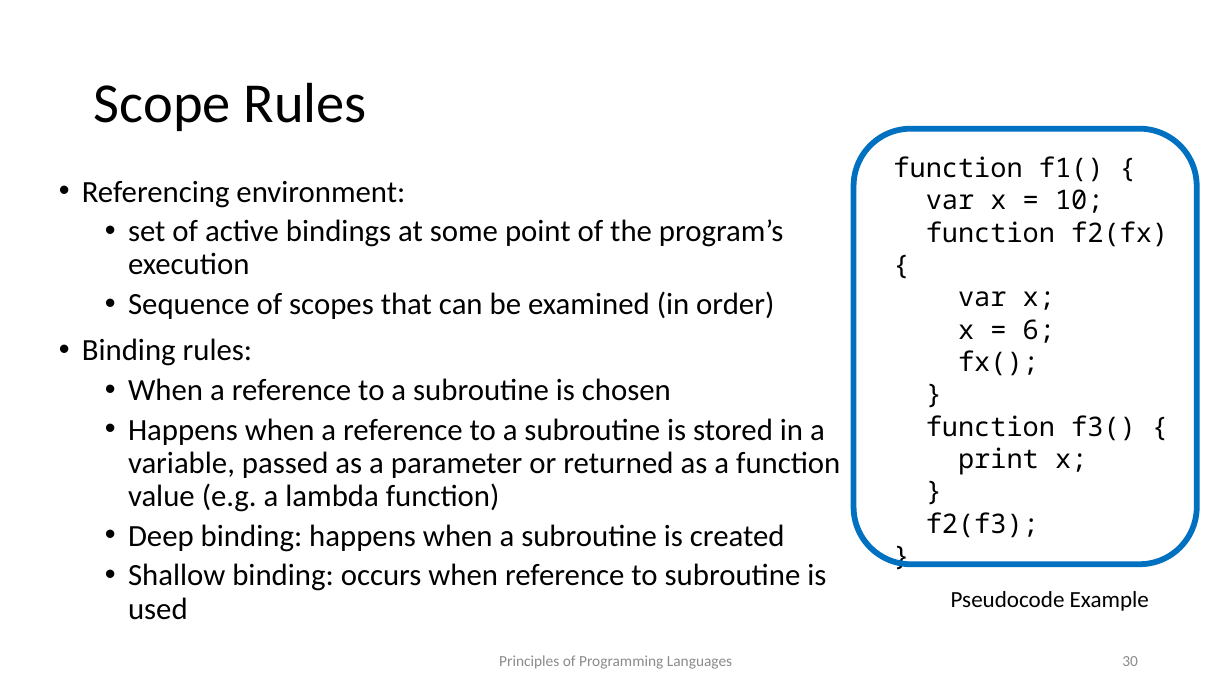
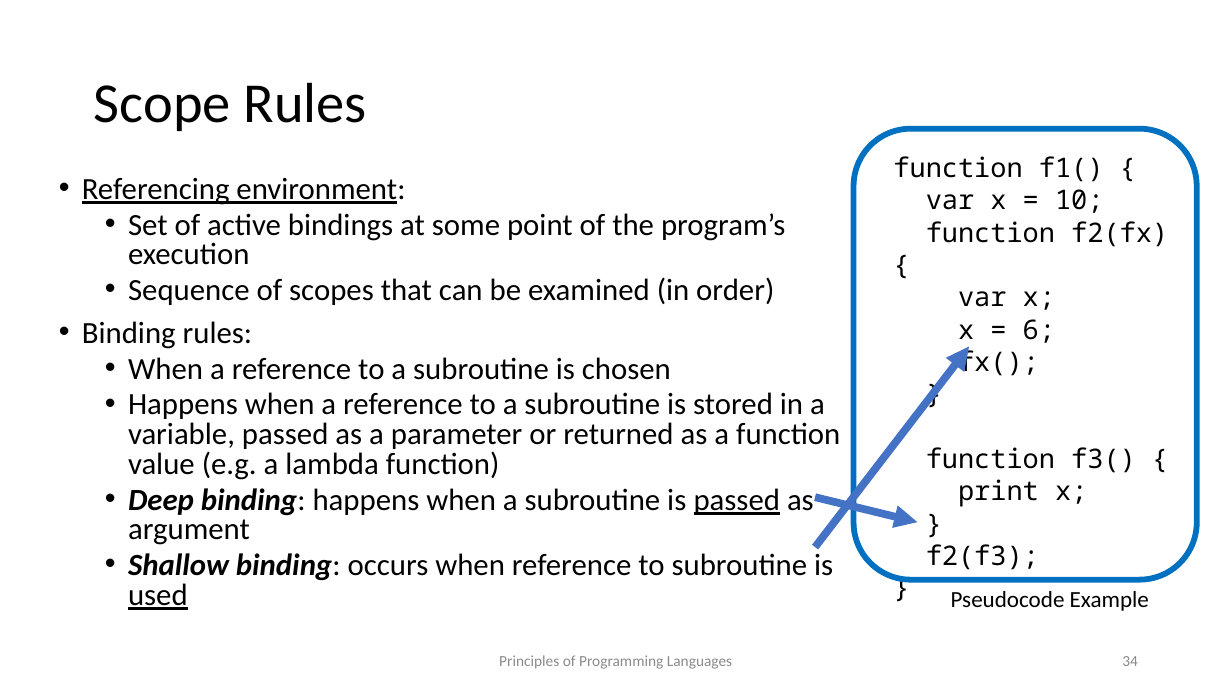
Before and after one commit to kongm/pl-design, a slide deck: slide 34 of C5-Environment.pptx (slide 30 before the commit). Drawn at 1232x693 pixels with LibreOffice and Linux fonts; fonts in the diff are those of the drawing. Boxes give left, top, right and bottom in pixels: in the first picture for what was removed or moved away, otherwise in the second. Text is boxed around its words. In the diff, an @@ line names an element or a change of style, - is before the commit and + after.

```diff
--- a/C5-Environment.pptx
+++ b/C5-Environment.pptx
@@ rounded rectangle: place and size @@
-rounded rectangle at bbox=[854, 128, 1197, 564]
+rounded rectangle at bbox=[854, 128, 1197, 579]
@@ text "function f1() {" rewrapped from bbox=[893, 156, 1168, 538] to bbox=[893, 156, 1168, 570] @@
@@ text at bbox=[82, 178, 840, 610]: underline on in "Referencing environment:", "used"; bold on, italic on in "Shallow binding:"; line spacing 0.9 to 0.8 @@
@@ text at bbox=[128, 213, 785, 265]: text changed @@
-  • set of active bindings at some point of the program’s execution
+  • Set of active bindings at some point of the program’s execution
@@ arrow added from (815, 547) to (970, 347), #4472C4 6 pt @@
@@ text at bbox=[128, 488, 814, 545]: text changed @@
-  • Deep binding: happens when a subroutine is created
+  • Deep binding: happens when a subroutine is passed as argument
@@ arrow added from (815, 497) to (918, 522), #4472C4 6 pt @@
@@ page number at bbox=[1122, 656, 1138, 666]: text changed @@
-30
+34
```
Also in this commit, not shown: 23 other slides changed, 4 slides added, 2 slides removed, 1 other file.
